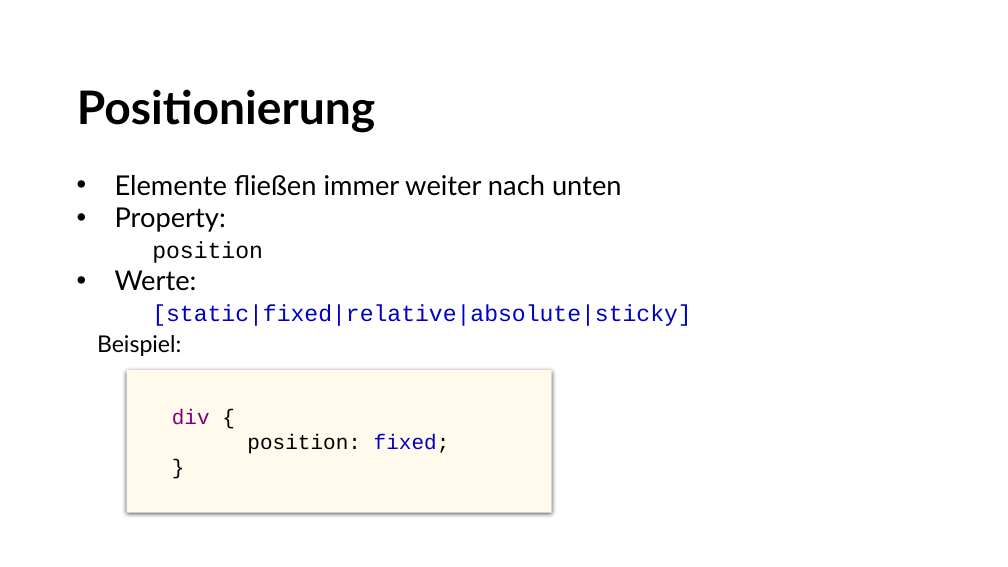
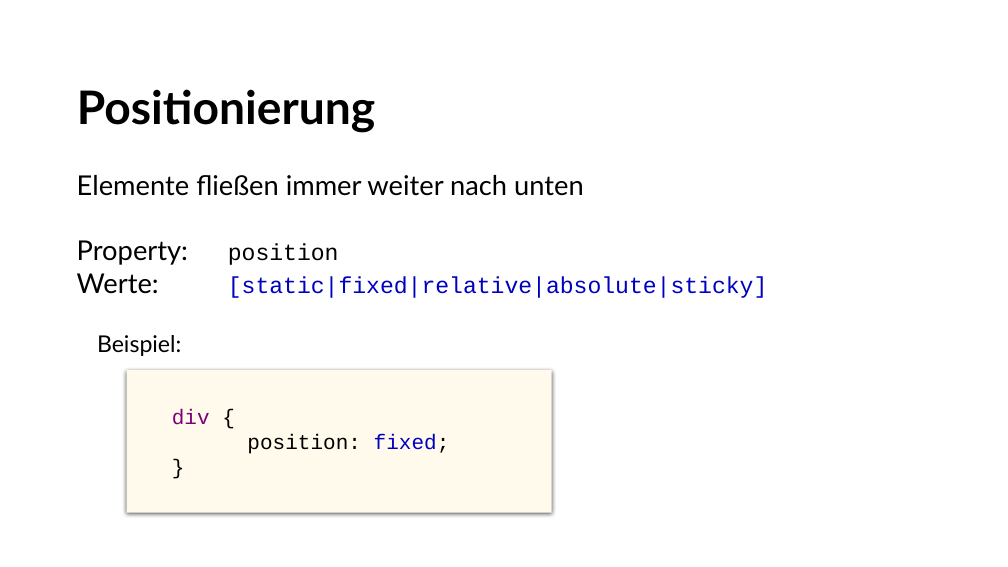
Before and after one commit to betera/css_layout, a slide deck: slide 17 of CSS_Layout.pptx. Drawn at 1008x567 pixels with LibreOffice and Linux fonts; fonts in the diff are those of the drawing; background and template pictures are left out. Boxes give left, top, right and bottom in pixels: in the first picture for what was removed or moved away, otherwise in the second. Text is boxed around its words. In the diff, an @@ line names an element or a change of style, - is before the commit and + after.

```diff
--- a/CSS_Layout.pptx
+++ b/CSS_Layout.pptx
@@ text at bbox=[77, 175, 584, 196]: bullet • to none @@
@@ text at bbox=[77, 240, 767, 298]: text changed @@
-• Property:
-position
-• Werte:
-[static|fixed|relative|absolute|sticky]
+Property: position
+Werte: [static|fixed|relative|absolute|sticky]
```
Also in this commit, not shown: 17 other slides changed, 11 slides added, 20 other files.
